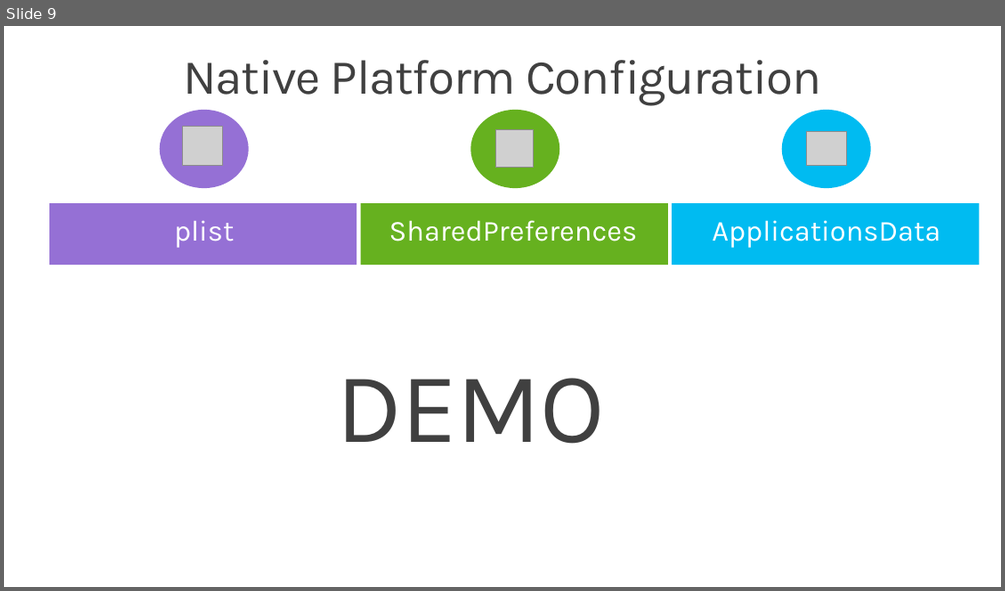
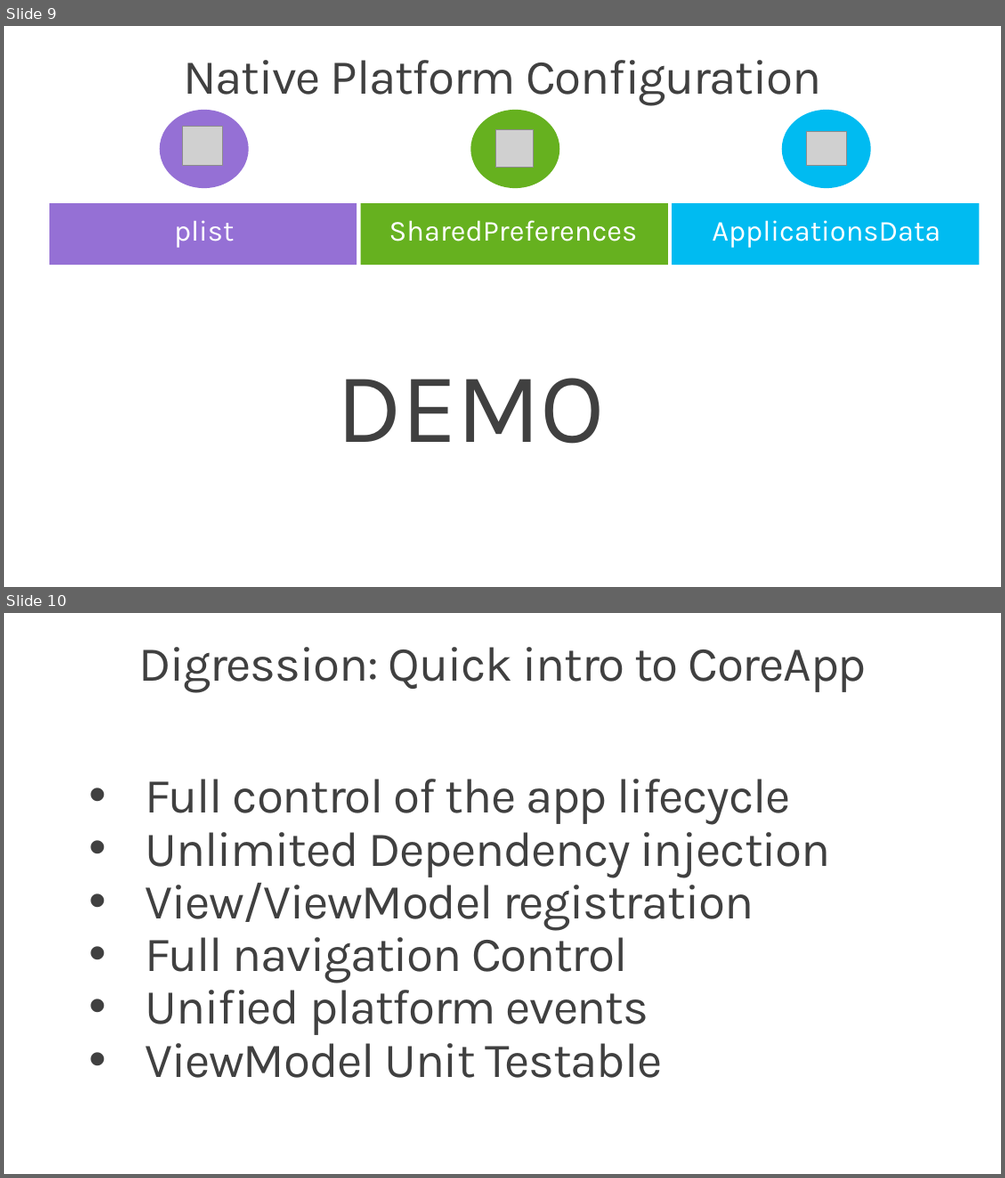
Before and after one commit to mrbrl/PCLAppConfig, a slide deck: XamarinForms_Config_Options.pptx. Shown one above the other, each under a label of ours: slide 9 before the commit, slides 9 and 10 after it. The pictures are 1005x591 and 1005x1178 pixels, drawn with LibreOffice and Linux fonts; fonts in the diff are those of the drawing; grey boxes stand for pictures; background and template pictures are left out. Boxes give left, top, right and bottom in pixels: in the first picture for what was removed or moved away, otherwise in the second. Text is boxed around its words. In the diff, an @@ line names an element or a change of style, - is before the commit and + after.

```diff
--- a/XamarinForms_Config_Options.pptx
+++ b/XamarinForms_Config_Options.pptx
@@ slide 10 added at (4,613,1001,1174), background picture (left out) @@
@@ title added at (138,647,866,693), 47 pt, text #404040 @@
+Digression: Quick intro to CoreApp
@@ text added at (145,779,831,1078), 47 pt, text #404040 @@
+• Full control of the app lifecycle
+• Unlimited Dependency injection
+• View/ViewModel registration
+• Full navigation Control
+• Unified platform events
+• ViewModel Unit Testable
```
Also in this commit, not shown: 1 slide changed, 2 other slides added, 10 other files.
